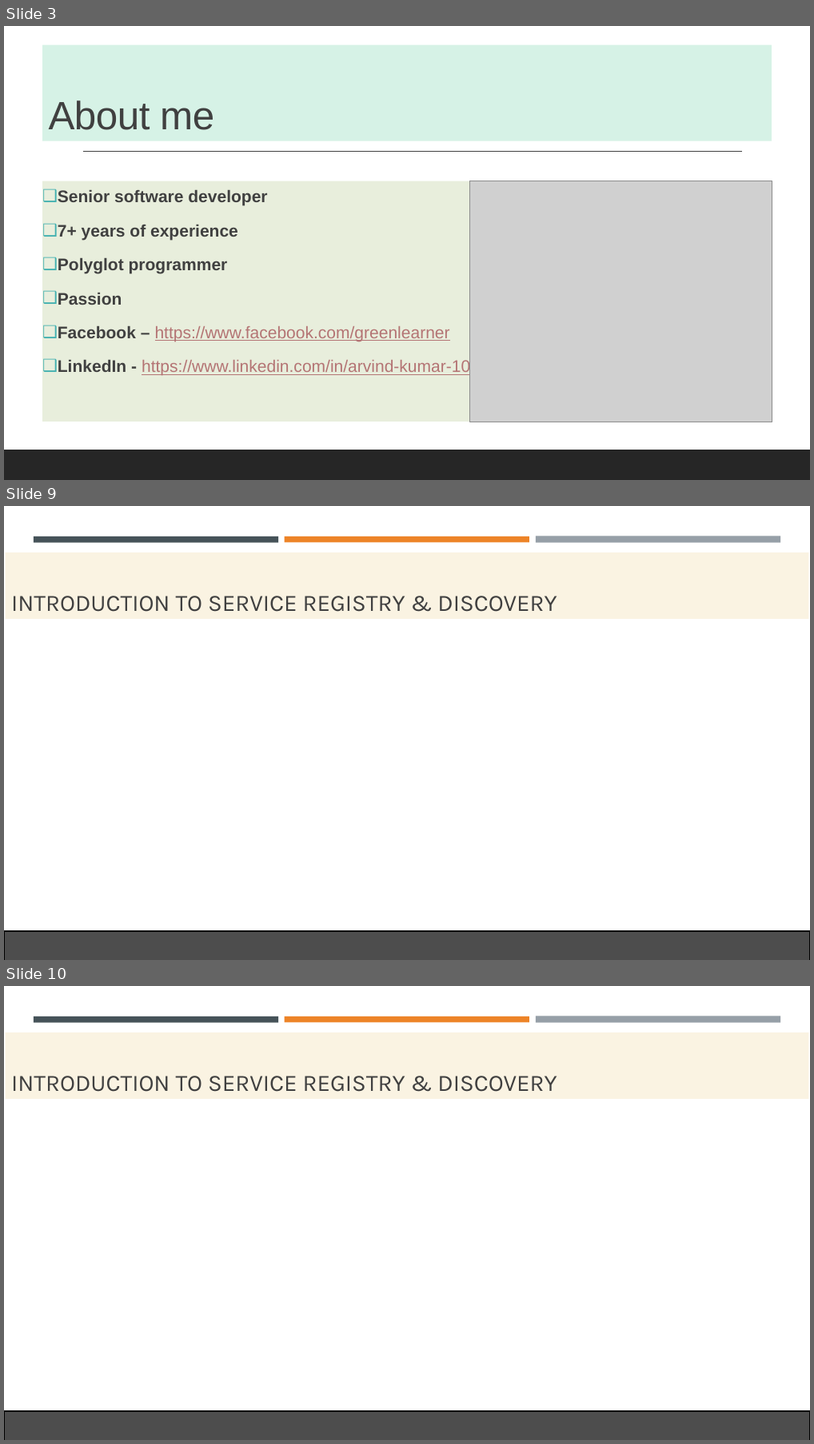
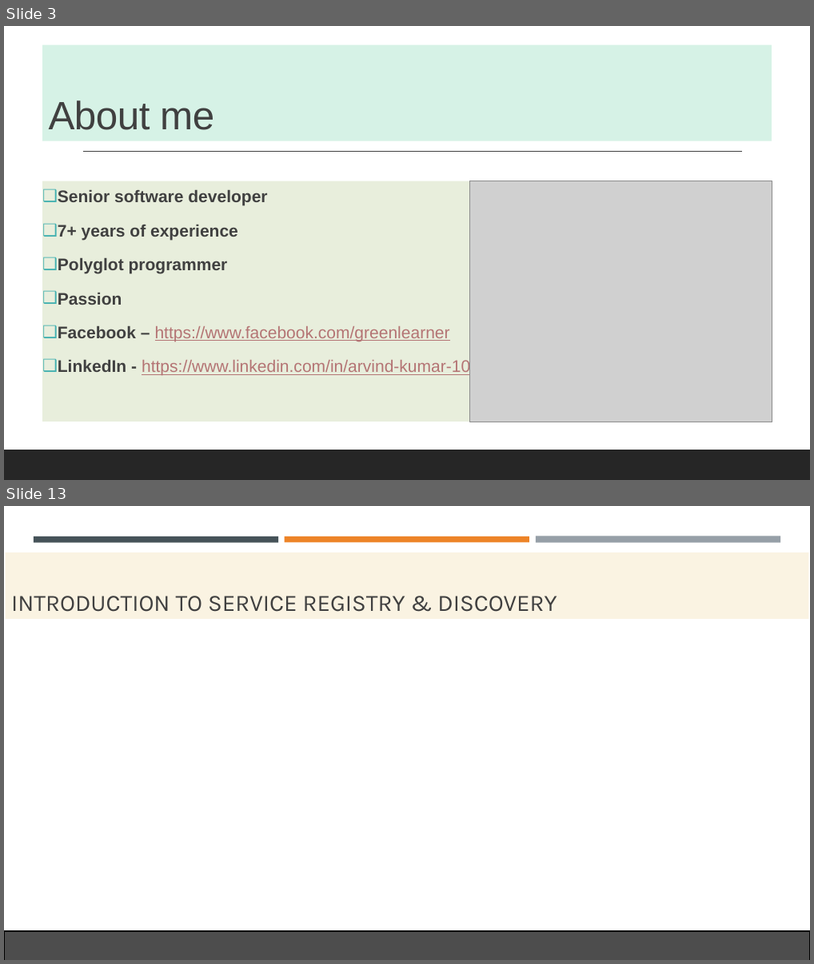
Before and after one commit to codefarm0/Service-Registry-And-Discovery-Eureka, a slide deck: SERVICE registry and discovery.pptx. Shown one above the other, each under a label of ours: slides 3, 9 and 10 before the commit, slides 3 and 13 after it; the slides between them are not shown. The pictures are 814x1444 and 814x964 pixels, drawn with LibreOffice and Linux fonts; fonts in the diff are those of the drawing; grey boxes stand for pictures. Boxes give left, top, right and bottom in pixels: in the first picture for what was removed or moved away, otherwise in the second. Text is boxed around its words. In the diff, an @@ line names an element or a change of style, - is before the commit and + after.

```diff
--- a/SERVICE registry and discovery.pptx
+++ b/SERVICE registry and discovery.pptx
@@ slide 9 removed at bbox=[4, 506, 810, 960], background #FFFFFF; not listed: 3 template elements that a slide beside it also shows @@
@@ title removed at bbox=[6, 552, 809, 619] @@
-INTRODUCTION TO SERVICE REGISTRY & DISCOVERY
@@ rectangle removed at bbox=[4, 931, 810, 960] @@
@@ what was slide 10 is now slide 13 @@
```
Also in this commit, not shown: 5 slides changed, 4 slides added, 54 other files.
